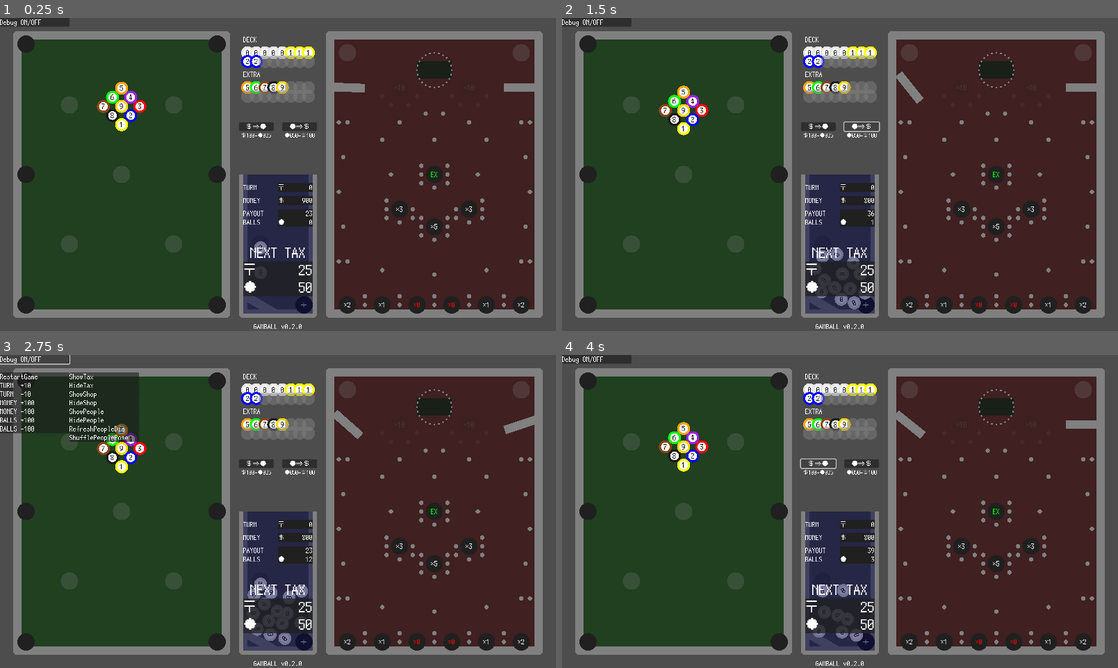
Above: before the commit, frames 1-4 (two rows, left to right).
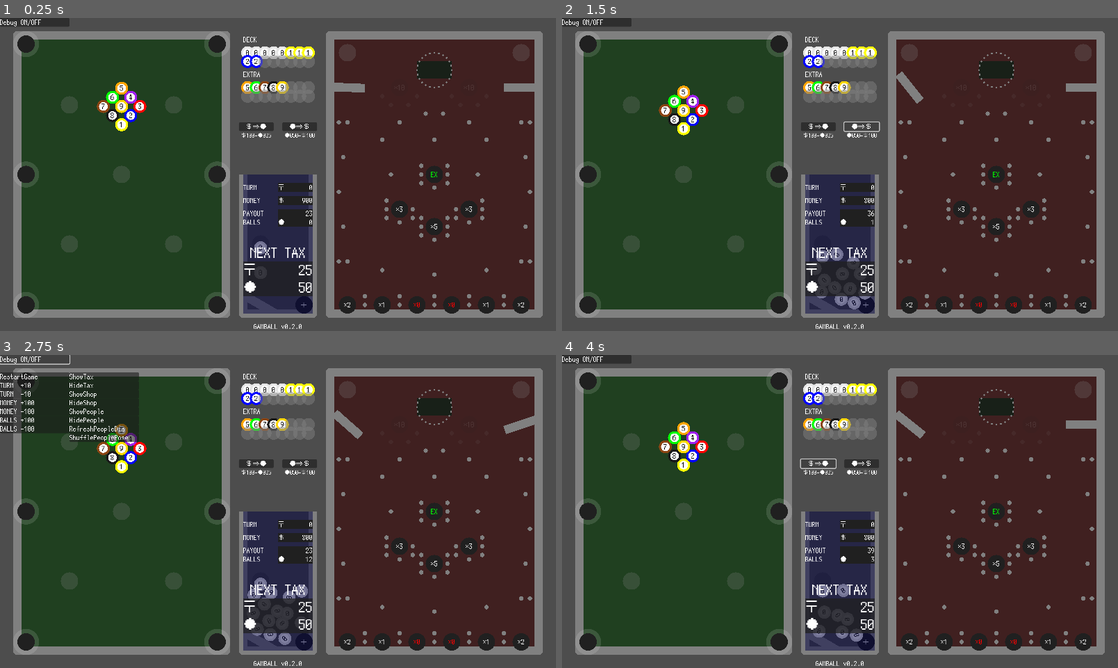
Above: after the commit, the same moments.

Repository: kamikoloss/gamball
Game: Godot game, scene res://scenes/game.tscn
The game is run twice, just before and just after one commit, with the same random seed, the same clock (stepped at 60 frames per second) and the same inputs.
Inputs:
- Up to frame 1 (0.25 s): no input
- Up to frame 2 (1.5 s): click "＄⇒●" at 0.5 s; click "●⇒＄" at 1.25 s
- Up to frame 3 (2.75 s): click "Debug ON/OFF" at 2 s
- Up to frame 4 (4 s): click "RestartGame" at 2.75 s; click "＄⇒●" at 3.5 s

The runs differ from the first frame. In frame 1, 0.5% of the frame differs, in the area x 3-40%, y 6-94%; in frame 2, 0.5%; in frame 3, 0.4%; in frame 4, 0.5%.

Commit message:
Hole の重力 area を可視化した

Diff:
--- a/scenes/hole.tscn
+++ b/scenes/hole.tscn
@@ -8,11 +8,30 @@
 
 [sub_resource type="CircleShape2D" id="CircleShape2D_okw7p"]
 
-[node name="Hole" type="Area2D" node_paths=PackedStringArray("_label", "_gravity_area") groups=["hole"]]
+[node name="Hole" type="Area2D" node_paths=PackedStringArray("_label", "_gravity_area", "_gravity_texture") groups=["hole"]]
 scale = Vector2(2, 2)
 script = ExtResource("1_226au")
 _label = NodePath("Label")
-_gravity_area = NodePath("Area2D")
+_gravity_area = NodePath("Gravity")
+_gravity_texture = NodePath("Gravity2")
+
+[node name="Gravity2" type="TextureRect" parent="."]
+self_modulate = Color(1, 1, 1, 0.12549)
+anchors_preset = 8
+anchor_left = 0.5
+anchor_top = 0.5
+anchor_right = 0.5
+anchor_bottom = 0.5
+offset_left = -10.0
+offset_top = -10.0
+offset_right = 10.0
+offset_bottom = 10.0
+grow_horizontal = 2
+grow_vertical = 2
+scale = Vector2(1.5, 1.5)
+pivot_offset = Vector2(10, 10)
+texture = ExtResource("1_3kxer")
+expand_mode = 1
 
 [node name="TextureRect" type="TextureRect" parent="."]
 self_modulate = Color(0.12549, 0.12549, 0.12549, 1)
@@ -46,11 +65,11 @@
 [node name="CollisionShape2D" type="CollisionShape2D" parent="."]
 shape = SubResource("CircleShape2D_i0j7q")
 
-[node name="Area2D" type="Area2D" parent="."]
+[node name="Gravity" type="Area2D" parent="."]
 scale = Vector2(1.5, 1.5)
 priority = 20
 gravity_space_override = 2
 gravity_point = true
 
-[node name="CollisionShape2D" type="CollisionShape2D" parent="Area2D"]
+[node name="CollisionShape2D" type="CollisionShape2D" parent="Gravity"]
 shape = SubResource("CircleShape2D_okw7p")
--- a/scripts/hole.gd
+++ b/scripts/hole.gd
@@ -25,6 +25,7 @@
 
 @export var _label: Label
 @export var _gravity_area: Area2D
+@export var _gravity_texture: TextureRect
 
 
 func _ready() -> void:
@@ -44,8 +45,10 @@
 	]
 	if hole_type in gravity_hole_types:
 		_gravity_area.gravity_space_override = Area2D.SPACE_OVERRIDE_COMBINE_REPLACE
+		_gravity_texture.visible = true
 	else:
 		_gravity_area.gravity_space_override = Area2D.SPACE_OVERRIDE_DISABLED
+		_gravity_texture.visible = false
 
 # 無効化する
 func disable() -> void:
